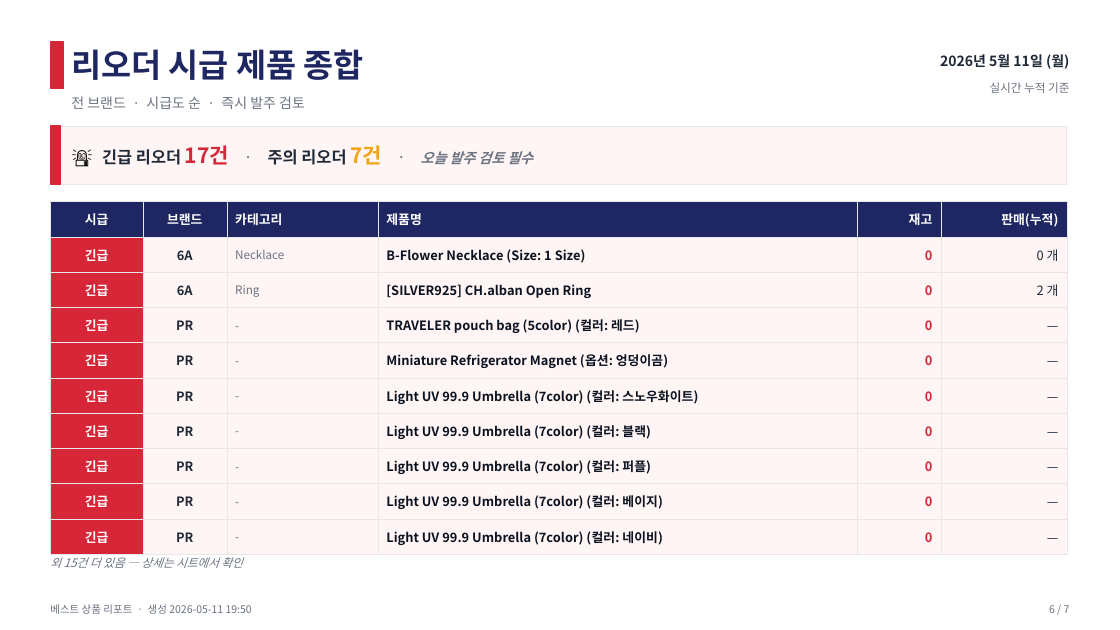
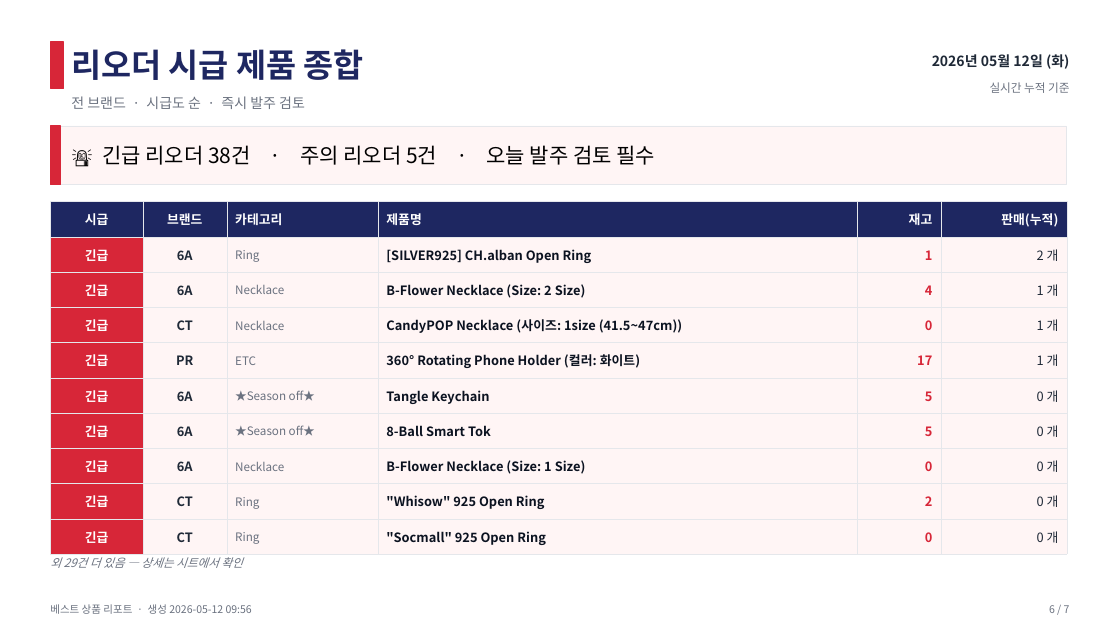
Before and after one commit to j65209/Brightbeed, a slide deck: slide 6 of data/sales-report.pptx. Drawn at 1120x630 pixels with LibreOffice and Linux fonts; fonts in the diff are those of the drawing. Boxes give left, top, right and bottom in pixels: in the first picture for what was removed or moved away, otherwise in the second. Text is boxed around its words. In the diff, an @@ line names an element or a change of style, - is before the commit and + after.

```diff
--- a/data/sales-report.pptx
+++ b/data/sales-report.pptx
@@ text at bbox=[932, 54, 1069, 69]: text changed @@
-2026년 5월 11일 (월)
+2026년 05월 12일 (화)
@@ text at bbox=[102, 145, 656, 165]: text changed; size 14 to 18 pt; text colour #1F2937 to #000000; bold off @@
-🚨 긴급 리오더 17건 · 주의 리오더 7건 · 오늘 발주 검토 필수
+🚨 긴급 리오더 38건 · 주의 리오더 5건 · 오늘 발주 검토 필수
@@ table at bbox=[50, 202, 1067, 549] @@
+row 2: 긴급 | 6A | Ring | [SILVER925] CH.alban Open Ring | 1 | 2 개
+row 3: 긴급 | 6A | Necklace | B-Flower Necklace (Size: 2 Size) | 4 | 1 개
+row 4: 긴급 | CT | Necklace | CandyPOP Necklace (사이즈: 1size (41.5~47cm)) | 0 | 1 개
+row 5: 긴급 | PR | ETC | 360° Rotating Phone Holder (컬러: 화이트) | 17 | 1 개
+row 6: 긴급 | 6A | ★Season off★ | Tangle Keychain | 5 | 0 개
+row 7: 긴급 | 6A | ★Season off★ | 8-Ball Smart Tok | 5 | 0 개
-row 3: 긴급 | 6A | Ring | [SILVER925] CH.alban Open Ring | 0 | 2 개
-row 4: 긴급 | PR | - | TRAVELER pouch bag (5color) (컬러: 레드) | 0 | —
-row 5: 긴급 | PR | - | Miniature Refrigerator Magnet (옵션: 엉덩이곰) | 0 | —
-row 6: 긴급 | PR | - | Light UV 99.9 Umbrella (7color) (컬러: 스노우화이트) | 0 | —
-row 7: 긴급 | PR | - | Light UV 99.9 Umbrella (7color) (컬러: 블랙) | 0 | —
-row 8: 긴급 | PR | - | Light UV 99.9 Umbrella (7color) (컬러: 퍼플) | 0 | —
-row 9: 긴급 | PR | - | Light UV 99.9 Umbrella (7color) (컬러: 베이지) | 0 | —
-row 10: 긴급 | PR | - | Light UV 99.9 Umbrella (7color) (컬러: 네이비) | 0 | —
+row 9: 긴급 | CT | Ring | "Whisow" 925 Open Ring | 2 | 0 개
+row 10: 긴급 | CT | Ring | "Socmall" 925 Open Ring | 0 | 0 개
@@ text at bbox=[50, 557, 242, 568]: text changed @@
-외 15건 더 있음 — 상세는 시트에서 확인
+외 29건 더 있음 — 상세는 시트에서 확인
@@ text at bbox=[50, 604, 252, 614]: text changed @@
-베스트 상품 리포트 · 생성 2026-05-11 19:50
+베스트 상품 리포트 · 생성 2026-05-12 09:56
```
Also in this commit, not shown: 6 other slides changed.
